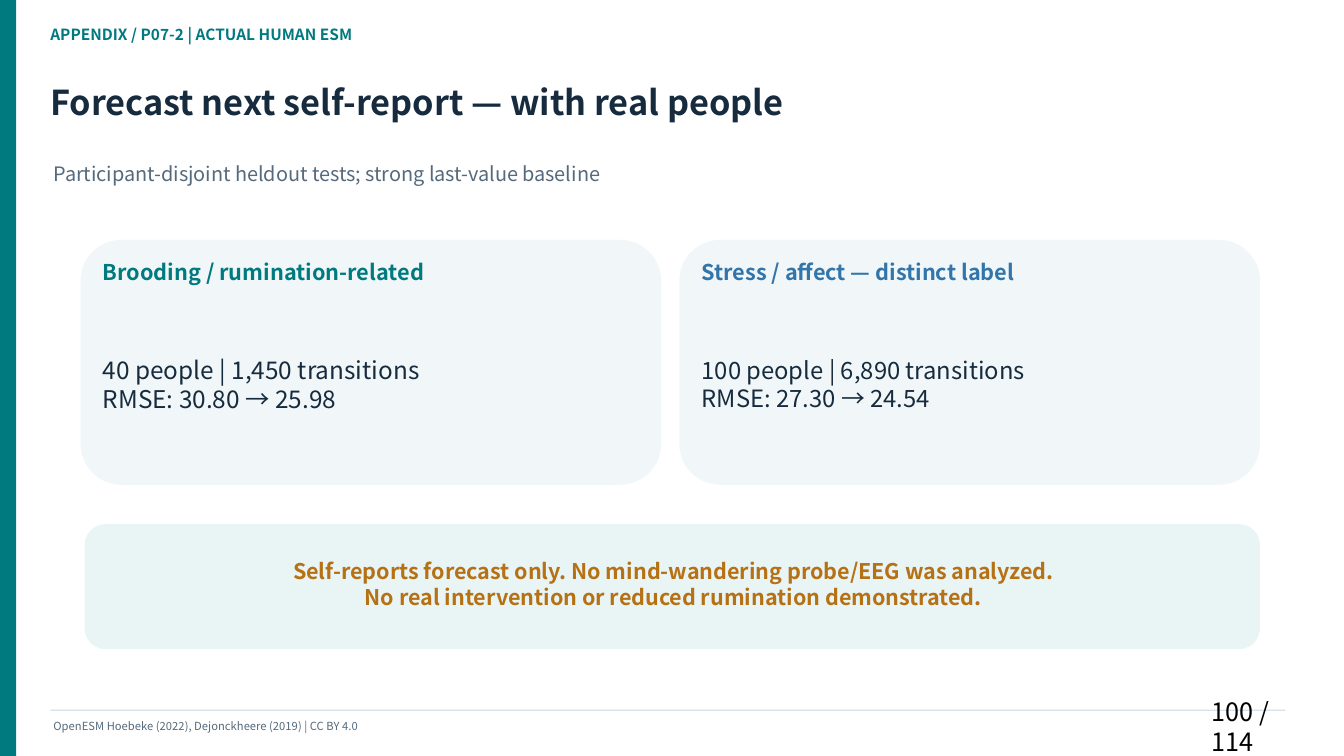
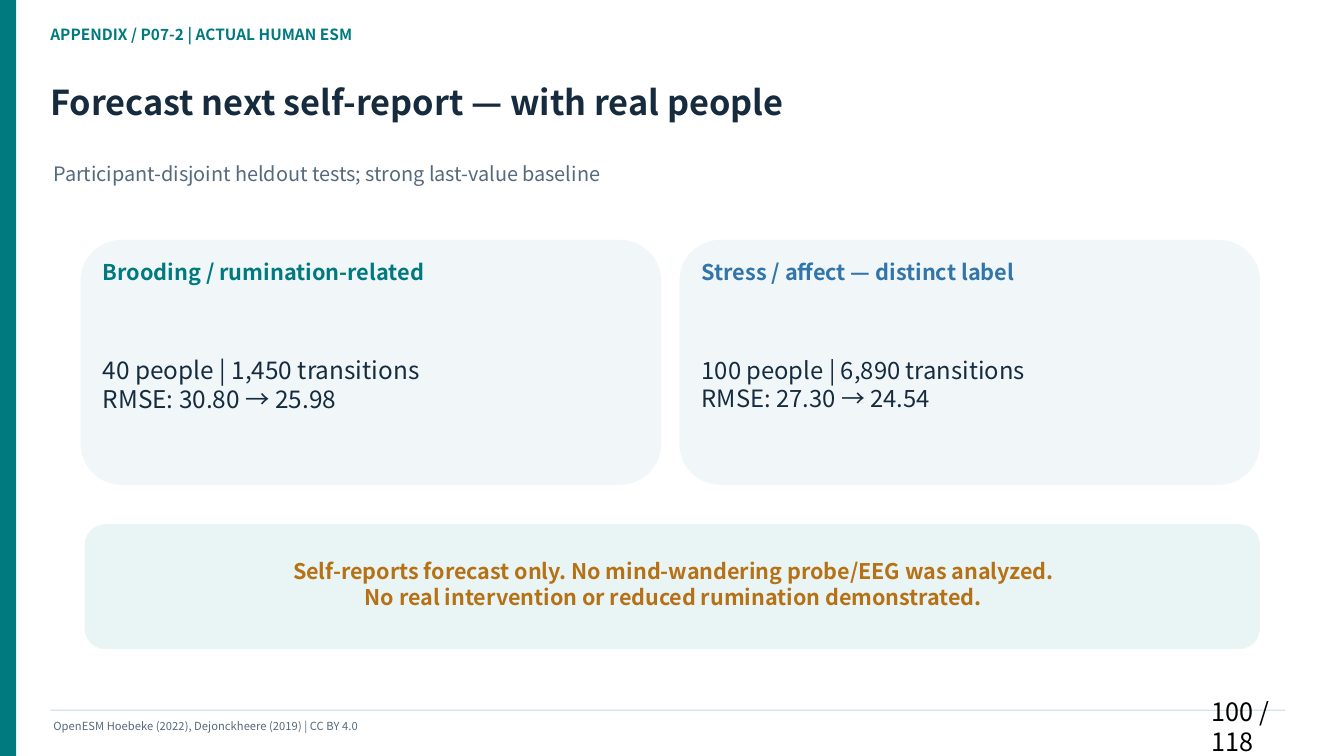
Before and after one commit to Daisuke134/anicca, a slide deck: slide 100 of docs/research/manager/masterclass/2026-11-04-p04-causal/journal_club/AI_BEHAVIOR_JOURNAL_CLUB_JA.pptx. Drawn at 1344x756 pixels with LibreOffice and Linux fonts; fonts in the diff are those of the drawing. Boxes give left, top, right and bottom in pixels: in the first picture for what was removed or moved away, otherwise in the second. Text is boxed around its words. In the diff, an @@ line names an element or a change of style, - is before the commit and + after.

```diff
--- a/docs/research/manager/masterclass/2026-11-04-p04-causal/journal_club/AI_BEHAVIOR_JOURNAL_CLUB_JA.pptx
+++ b/docs/research/manager/masterclass/2026-11-04-p04-causal/journal_club/AI_BEHAVIOR_JOURNAL_CLUB_JA.pptx
@@ text at (1212,702,1254,752): text changed @@
-100 / 114
+100 / 118
```
Also in this commit, not shown: 111 other slides changed, 4 slides added, 23 other files.
